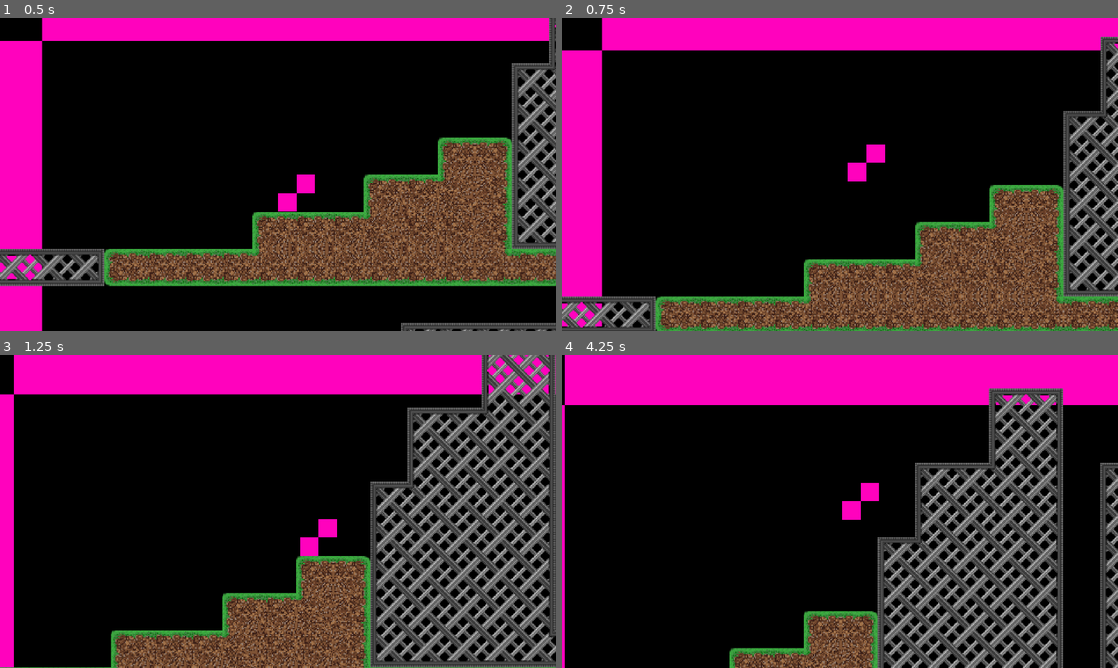
Above: before the commit, frames 1-4 (two rows, left to right).
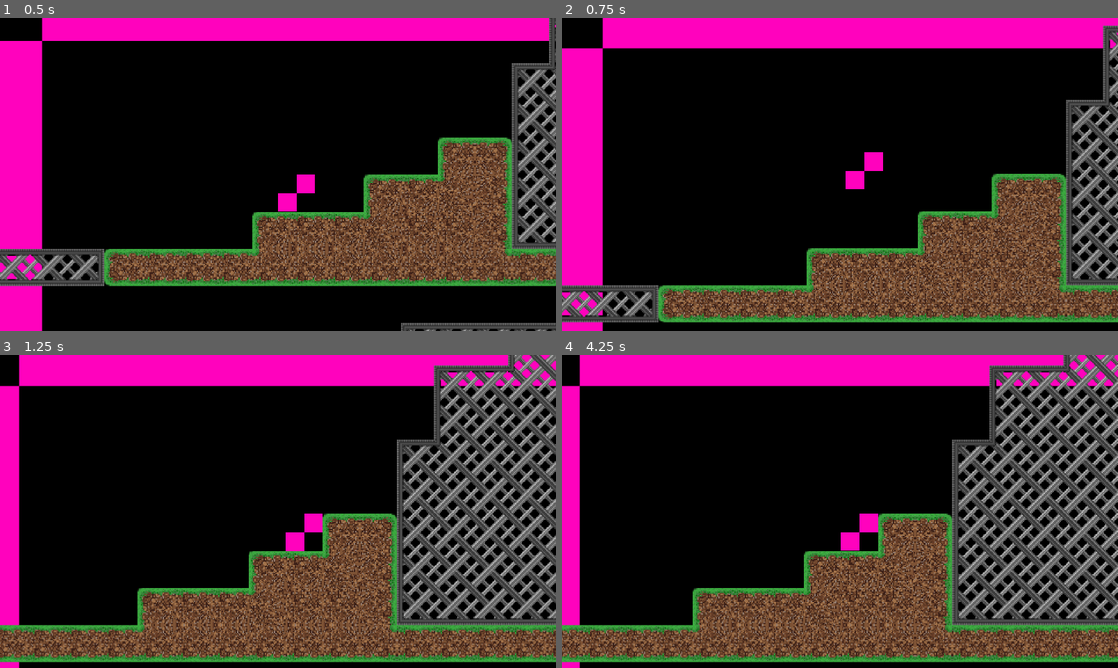
Above: after the commit, the same moments.

Repository: epimetheusgames/ProjectPrometheus
Game: Godot game, scene res://Levels/Playable/Level1.tscn
Same seed, same stepped clock (60 frames per second), same inputs: the game is played once before the commit and once after it. This scene is started directly instead of the project's main scene.
Inputs:
- Up to frame 1 (0.5 s): no input
- Up to frame 2 (0.75 s): tap Enter (ui_accept) at 0.5 s; hold D (right) from 0.53 s (still down); tap W (jump) at 0.6 s
- Up to frame 3 (1.25 s): keep holding D (right); tap W (jump) at 0.77, 1.07 s
- Up to frame 4 (4.25 s): tap W (jump) at 1.35, 1.52, 1.82, 2.1, 2.85, 3.02, 3.32, 3.6, 3.77, 4.07 s; release D (right) at 2.03 s; hold A (left) 2.03-2.78 s; hold D (right) from 2.78 s (still down)

Frame 1 is identical in both runs. In frame 2, 26% of the frame differs, in the area x 0-100%, y 0-100%; in frame 3, 42%; in frame 4, 48%.

Commit message:
Fine-tuned player friction

Diff:
--- a/Levels/Playable/Level1.tscn
+++ b/Levels/Playable/Level1.tscn
@@ -984,6 +984,10 @@
 [node name="Player" parent="." instance=ExtResource("2_aucrc")]
 position = Vector2(-42, -84)
 
+[node name="Player" parent="Player" index="0"]
+friction_force = 1.2
+air_friction_force = 1.01
+
 [node name="ParallaxBackground" type="ParallaxBackground" parent="."]
 
 [node name="ParallaxLayer" type="ParallaxLayer" parent="ParallaxBackground"]
--- a/Objects/Player.tscn
+++ b/Objects/Player.tscn
@@ -16,6 +16,8 @@
 
 [node name="Player" type="CharacterBody2D" parent="."]
 script = ExtResource("2_7fkxw")
+speed = 0.15
+jump_vel = 8
 
 [node name="CollisionShape2D" type="CollisionShape2D" parent="Player"]
 position = Vector2(16, 16)
--- a/Scripts/FrameworkScripts/SaveLoadFramework.gd
+++ b/Scripts/FrameworkScripts/SaveLoadFramework.gd
@@ -1,8 +1,7 @@
 extends Node2D
 # Save load framework should be the root node of the main menu.
-# It should have a child named Menu, which has a function called
-# deactivate() that will completely hide and deactivate the menu.
-# Per vis versa, it should have an activate() funciton.
+# It should have a child named Menu, which holds the UI of the
+# menu.
 
 const preloaded_levels = [
 	preload("res://Levels/Playable/Level1.tscn"),
--- a/Scripts/ObjectScripts/Player.gd
+++ b/Scripts/ObjectScripts/Player.gd
@@ -4,10 +4,11 @@
 @export var speed = 0.2
 @export var jump_vel = 10
 @export var gravity = 0.5
-@export var friction_force = 1.1
-@export var air_friction_force = 1.15
+@export var friction_force = 1.2
+@export var air_friction_force = 1.01
 @export var max_speed = 5
 @export var max_air_speed = 4.5
+var dont_apply_friction = false
 
 # Figure out the velocity based on the inputs.
 func getInputVelocity(can_jump):
@@ -19,7 +20,8 @@
 
 	if abs(velocity.x) < max_movement_speed:
 		return input_direction * speed
-	return 0
+
+	return (abs(velocity.x) - max_movement_speed) * -input_direction
 
 func checkJump():
 	return Input.is_action_just_pressed("jump")
@@ -30,6 +32,7 @@
 func _physics_process(_delta):
 	# Apply gravity
 	velocity.y += gravity
+	dont_apply_friction = false
 
 	# Apply keyboard inputs.
 	var can_jump = canJump()
@@ -38,8 +41,11 @@
 	if checkJump() and canJump():
 		velocity.y = -jump_vel
 
+	if abs(velocity.x) >= max_speed:
+		velocity.x -= 0.001
+
 	if input_velocity == 0 || (can_jump && ((input_velocity > 0 && velocity.x < 0) || (input_velocity < 0 && velocity.x > 0))):
-		if can_jump:
+		if can_jump && (abs(velocity.x) != max_speed && Input.get_axis("left", "right") == 0):
 			velocity.x /= friction_force
 		else:
 			velocity.x /= air_friction_force
